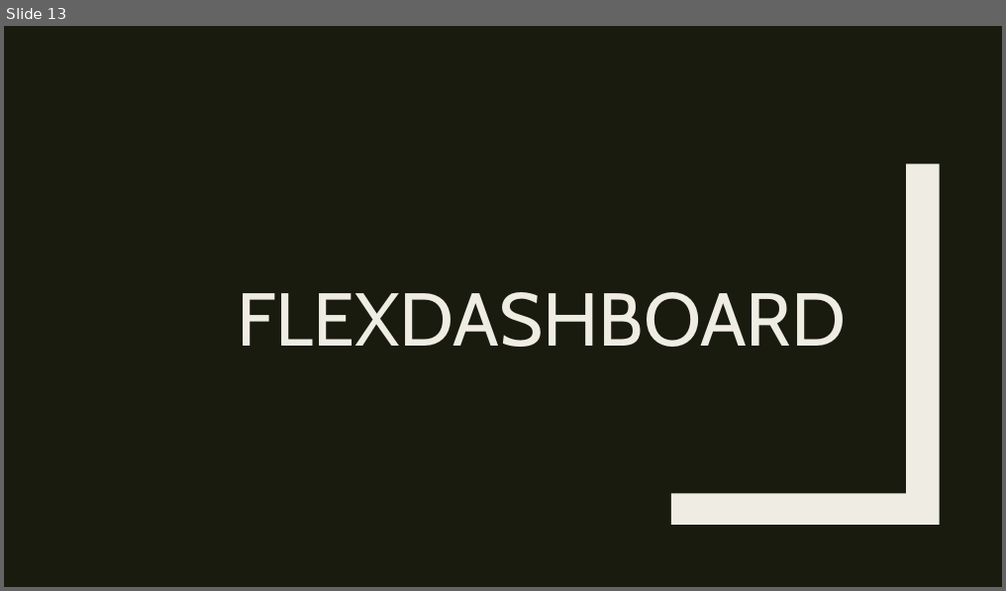
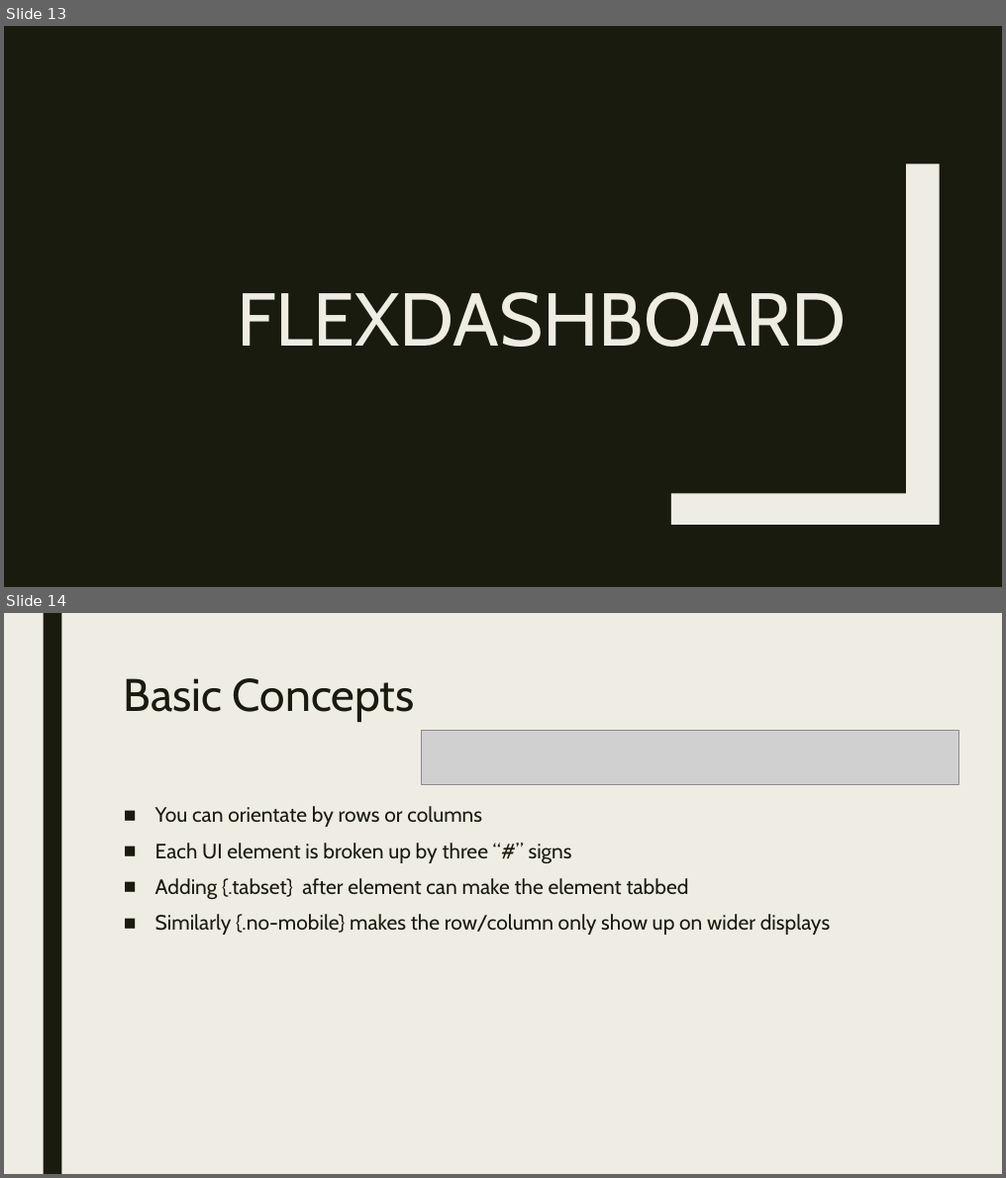
Before and after one commit to RforOperations2018/Class_2, a slide deck: Class 6.pptx. Shown one above the other, each under a label of ours: slide 13 before the commit, slides 13 and 14 after it. The pictures are 1006x591 and 1006x1178 pixels, drawn with LibreOffice and Linux fonts; fonts in the diff are those of the drawing; grey boxes stand for pictures. Boxes give left, top, right and bottom in pixels: in the first picture for what was removed or moved away, otherwise in the second. Text is boxed around its words. In the diff, an @@ line names an element or a change of style, - is before the commit and + after.

```diff
--- a/Class 6.pptx
+++ b/Class 6.pptx
@@ slide 14 added at (x1=4, y1=613, x2=1002, y2=1174), background #EFEDE3 @@
@@ rectangle added at (x1=43, y1=613, x2=61, y2=1174), fill #191B0E @@
@@ title added at (x1=124, y1=678, x2=415, y2=722), 44 pt, text #191B0E @@
+Basic Concepts
@@ picture added at (x1=422, y1=730, x2=959, y2=785) @@
@@ text added at (x1=155, y1=806, x2=830, y2=935), 20 pt, text #191B0E @@
+■ You can orientate by rows or columns
+■ Each UI element is broken up by three “#” signs
+■ Adding {.tabset} after element can make the element tabbed
+■ Similarly {.no-mobile} makes the row/column only show up on wider displays
```
Also in this commit, not shown: 8 slides changed, 5 other slides added, 1 other file.
